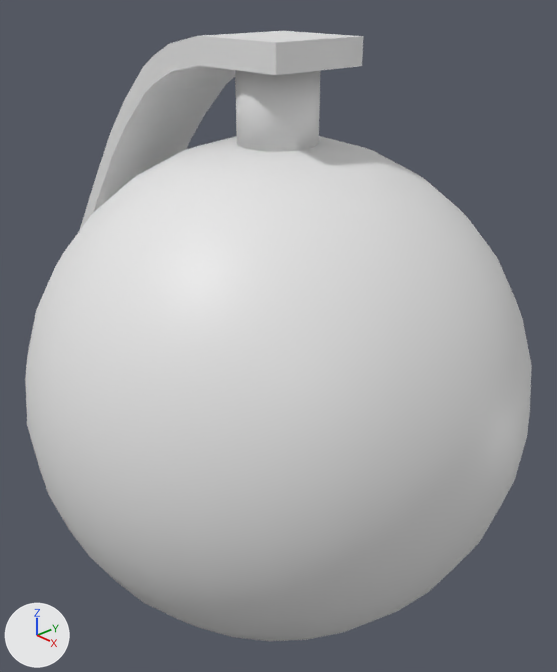
A saved change to the Blender file grenade.blend.
Both versions are drawn from a 50 mm lens placed at (2.04, -1.98, 1.6), pointed at (-0.09, -0.03, 0.25). The lights are fixed; the arrows at lower left show +X, +Y and +Z.

The scene before the commit, as lines of its bpy script (objects in view):
```python
me_cube_002 = bpy.data.meshes.new('Cube.002')
me_cube_002.from_pydata(...)  # 40 vertices, 38 faces; spans x -6.0..1.0, y -1.0..1.0, z -20.3..1.0
me_cylinder_001 = bpy.data.meshes.new('Cylinder.001')
me_cylinder_001.from_pydata(...)  # a 32-sided cylinder along z spanning x -1.0..1.0, y -1.0..1.0, z -1.0..1.0
me_cylinder_001.polygons.foreach_set('use_smooth', [True] * 34)
me_sphere = bpy.data.meshes.new('Sphere')
me_sphere.from_pydata(...)  # a UV sphere (32 segments, 16 rings, poles along z) spanning x -1.0..1.0, y -1.0..1.0, z -1.0..1.0
me_sphere.polygons.foreach_set('use_smooth', [True] * 512)
ob_cube = bpy.data.objects.new('Cube', me_cube_002)
ob_cube.location = (-0.011, -0.097, 1.367)
ob_cube.scale = (0.198, 0.198, 0.0476)
ob_cylinder = bpy.data.objects.new('Cylinder', me_cylinder_001)
ob_cylinder.location = (-0.02, -0.098, 1.175)
ob_cylinder.scale = (0.147, 0.147, 0.147)
ob_sphere = bpy.data.objects.new('Sphere', me_sphere)
ob_sphere.location = (-0.039, -0.077, 0.073)
```
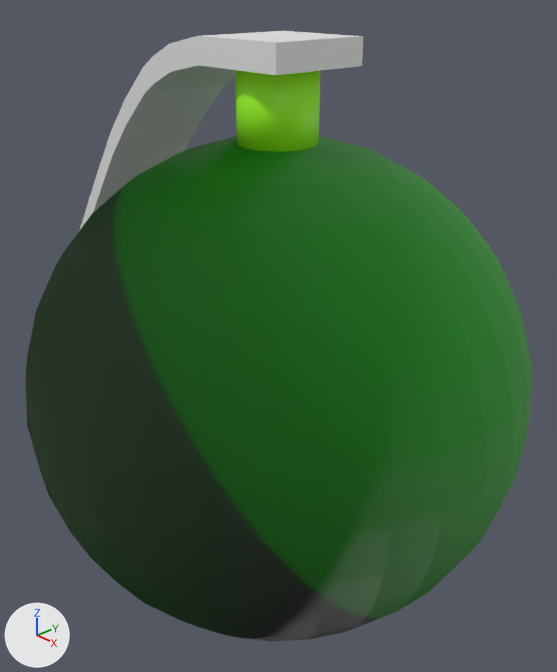
Location of each change, (x1, y1, x2, y2) in pixels of the pictures (557 x 672 px):
```json
{"object": "Sphere", "change": "recoloured", "before": [25, 136, 532, 641], "after": [25, 136, 532, 641], "on screen": "white to green"}
{"object": "Cylinder", "change": "recoloured", "before": [235, 70, 320, 152], "after": [235, 70, 320, 152], "on screen": "grey to green"}
```

Scene script edits in JSON lines:
```json
{"op": "add", "block": "img_thinghy", "code": ["img_thinghy = load_image('thinghy', 'thinghy.png', 1024, 1024, 'sRGB')"]}
{"op": "add", "block": "img_bomb", "code": ["img_bomb = load_image('bomb', 'bomb.png', 1024, 1024, 'sRGB')"]}
{"op": "add", "block": "mat_thinghy", "code": ["mat_thinghy = principled_material('thinghy')", "mat_thinghy.texture = img_thinghy"]}
{"op": "add", "block": "mat_bomb", "code": ["mat_bomb = bpy.data.materials.new('bomb')", "mat_bomb.use_nodes = True; mat_bomb.node_tree.nodes.clear()", "_N = mat_bomb.node_tree.nodes; _L = mat_bomb.node_tree.links", "n0 = _N.new('ShaderNodeBsdfPrincipled'); n0.name = 'Principled BSDF'", "n1 = _N.new('ShaderNodeOutputMaterial'); n1.name = 'Material Output'", "n2 = _N.new('ShaderNodeVectorTransform'); n2.name = 'Vector Transform'", "n3 = _N.new('ShaderNodeTexImage'); n3.name = 'Image Texture'", "n3.image = img_bomb", "_L.new(n0.outputs[0], n1.inputs[0])  # 'BSDF' to 'Surface'", "_L.new(n2.outputs[0], n0.inputs[5])  # 'Vector' to 'Normal'", "_L.new(n3.outputs[0], n0.inputs[0])  # 'Color' to 'Base Color'"]}
{"block": "me_sphere", "where": "me_sphere.from_pydata(...)  # 482 vertices, 512 faces; spans x -1.0..1.0, y -1.0..1.0, z -1.0..1.0"}
{"op": "add", "block": "me_sphere", "code": "me_sphere.materials.append(mat_bomb)"}
{"block": "me_cylinder_001", "where": "me_cylinder_001.from_pydata(...)  # 64 vertices, 34 faces; spans x -1.0..1.0, y -1.0..1.0, z -1.0..1.0"}
{"op": "add", "block": "me_cylinder_001", "code": "me_cylinder_001.materials.append(mat_thinghy)  # picture img_thinghy"}
```
